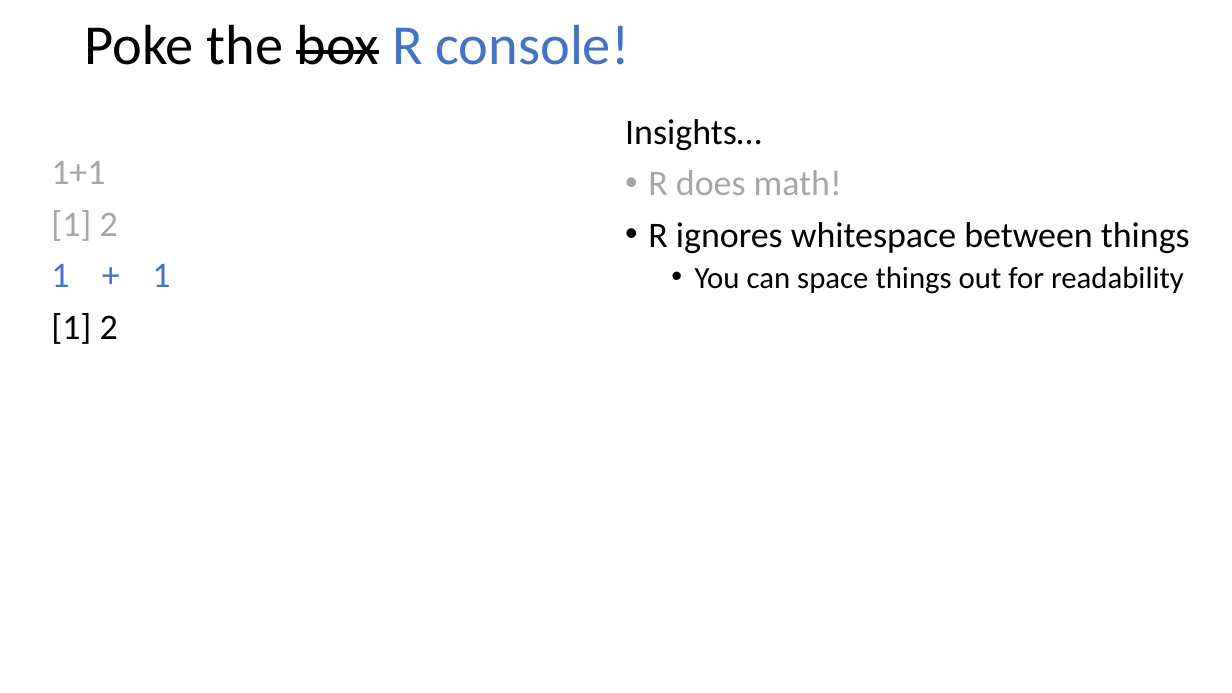
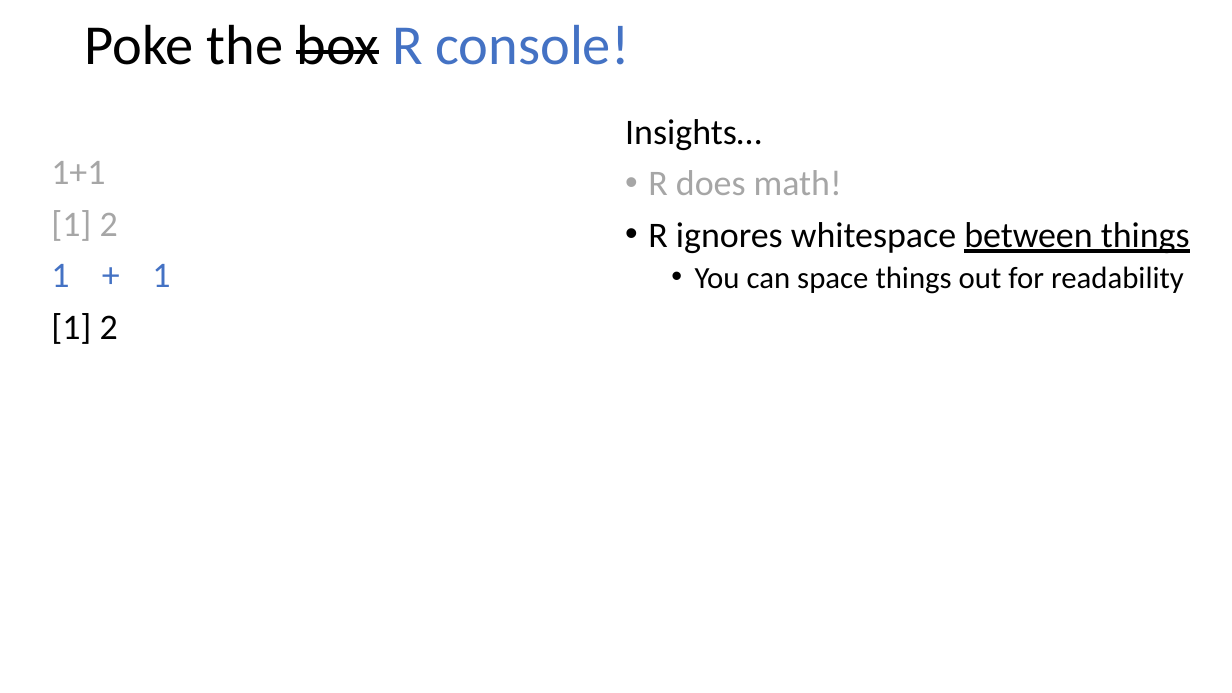
Before and after one commit to ADFG-DSF/ADFG_R_Intro_Workshop_2025, a slide deck: slide 4 of presentations/3 - Programming Basics 1 - Poke the Box.pptx. Drawn at 1232x693 pixels with LibreOffice and Linux fonts; fonts in the diff are those of the drawing. Boxes give left, top, right and bottom in pixels: in the first picture for what was removed or moved away, otherwise in the second. Text is boxed around its words. In the diff, an @@ line names an element or a change of style, - is before the commit and + after.

```diff
--- a/presentations/3 - Programming Basics 1 - Poke the Box.pptx
+++ b/presentations/3 - Programming Basics 1 - Poke the Box.pptx
@@ text at (x1=648, y1=222, x2=1190, y2=253): underline on in "between things" @@
```
Also in this commit, not shown: 4 other slides changed, 1 other file.
